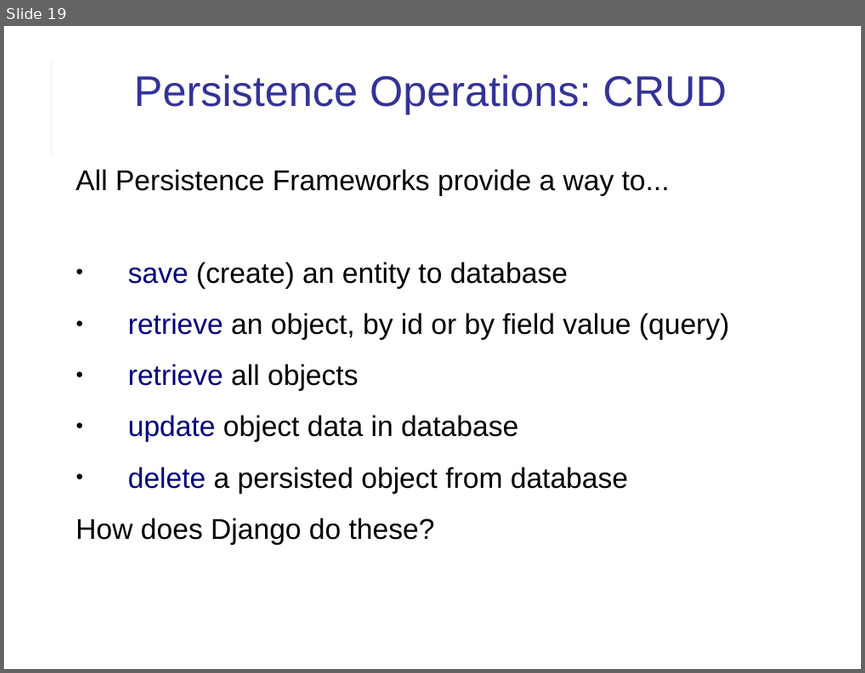
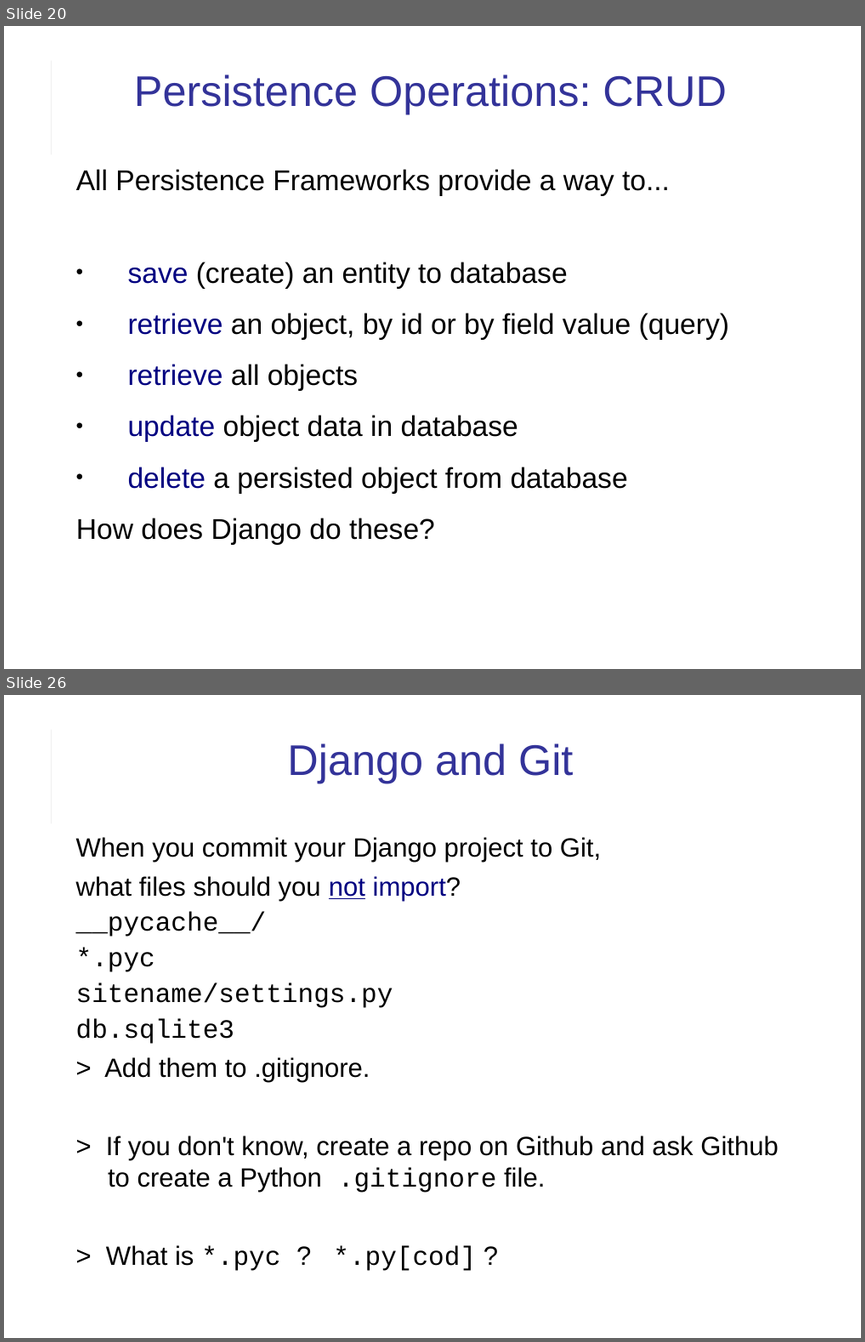
Before and after one commit to cpske/ISP, a slide deck: web/Django-review-1.ppt. Shown one above the other, each under a label of ours: slide 19 before the commit, slides 20 and 26 after it; the slides between them are not shown. The pictures are 865x673 and 865x1342 pixels, drawn with LibreOffice and Linux fonts; fonts in the diff are those of the drawing. Boxes give left, top, right and bottom in pixels: in the first picture for what was removed or moved away, otherwise in the second. Text is boxed around its words. In the diff, an @@ line names an element or a change of style, - is before the commit and + after.

```diff
--- a/web/Django-review-1.ppt
+++ b/web/Django-review-1.ppt
@@ slide 26 added at <box>4,695,861,1338</box>, background #FFFFFF; not listed: 2 template elements that a slide beside it also shows @@
@@ title added at <box>287,743,573,783</box>, 36 pt, text #333399 @@
+Django and Git
@@ text added at <box>76,837,778,1270</box>, 22.2 pt, text #000000 @@
+When you commit your Django project to Git,
+what files should you not import?
+__pycache__/
+*.pyc
+sitename/settings.py
+db.sqlite3
+> Add them to .gitignore.
+> If you don't know, create a repo on Github and ask Github to create a Python .gitignore file.
+> What is *.pyc ? *.py[cod] ?
@@ what was slide 19 is now slide 20 @@
```
Also in this commit, not shown: 4 slides changed, 6 other slides added, 3 other files.
